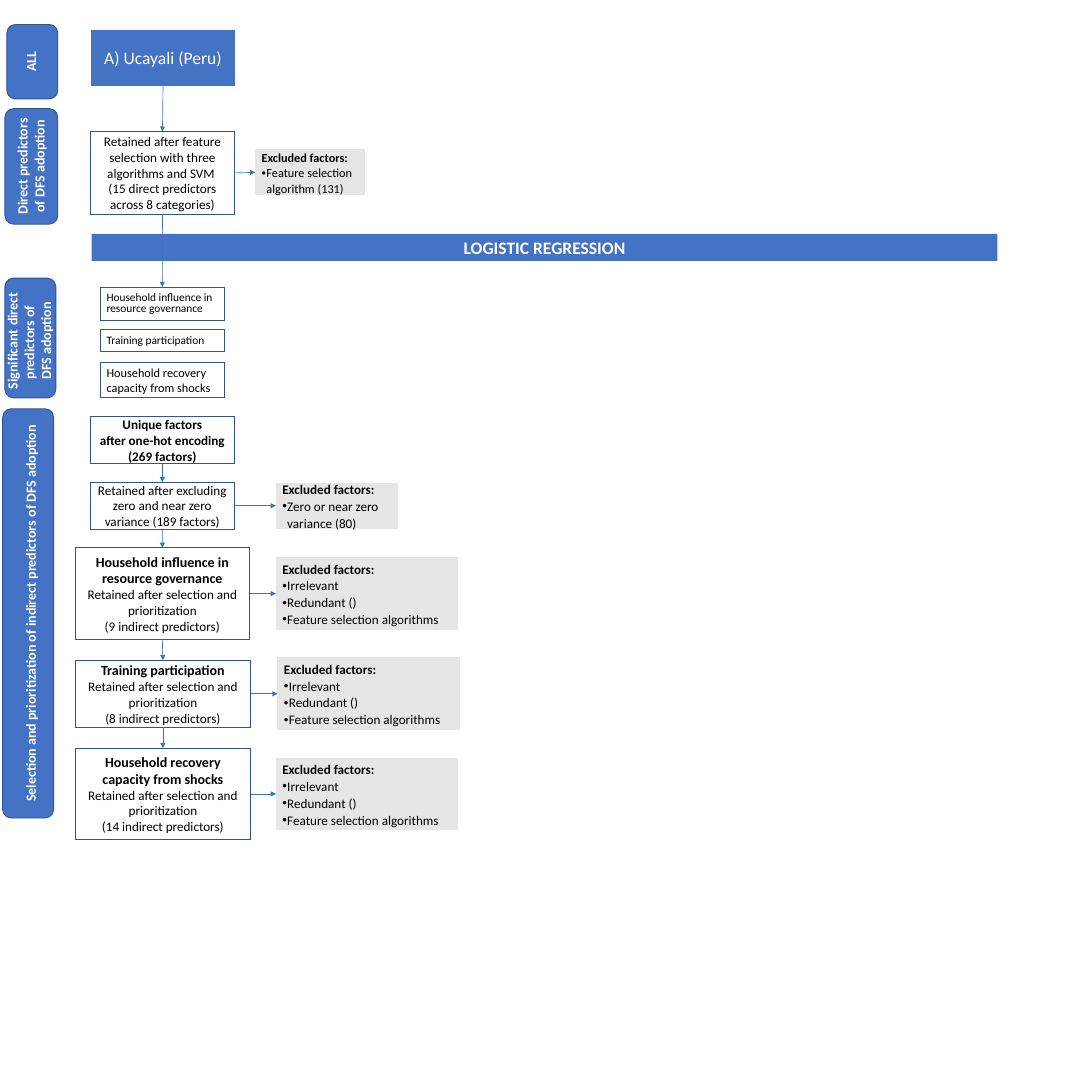
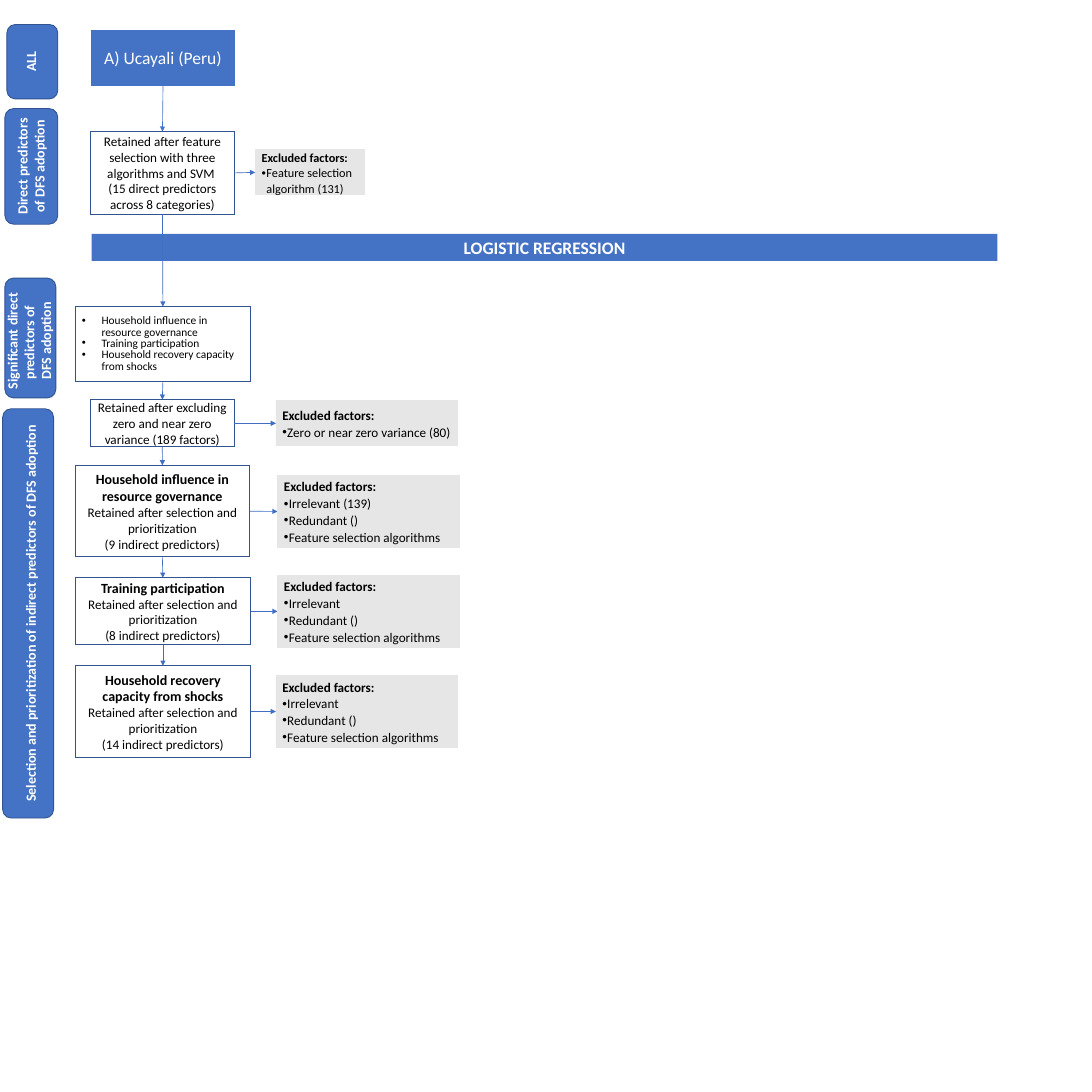
Before and after one commit to andreacsanchezb10/HOLPA_factors_influencing_adoption_dfs, a slide deck: slide 3 of results/ROSES flow diagram for systematic reviews-BIOFR-ASANCHE-2.pptx. Drawn at 1092x1092 pixels with LibreOffice and Linux fonts; fonts in the diff are those of the drawing. Boxes give left, top, right and bottom in pixels: in the first picture for what was removed or moved away, otherwise in the second. Text is boxed around its words. In the diff, an @@ line names an element or a change of style, - is before the commit and + after.

Commit message:
recovery shocks

```diff
--- a/results/ROSES flow diagram for systematic reviews-BIOFR-ASANCHE-2.pptx
+++ b/results/ROSES flow diagram for systematic reviews-BIOFR-ASANCHE-2.pptx
@@ arrow moved from (163, 214) - (162, 287) to (163, 214) - (163, 306) @@
@@ rectangle "Household influence in resource governance": place and size @@
-rectangle "Household influence in resource governance" at [100,287,224,320]
+rectangle "Household influence in resource governance" at [76,306,250,381]
@@ text in rectangle at [102,316,208,338]: bullet none to • @@
@@ rectangle removed at [100,330,224,352] @@
-Training participation
@@ text in rectangle at [102,339,234,370]: paragraphs added @@
+• Training participation
+• Household recovery capacity from shocks
@@ rectangle removed at [100,363,224,398] @@
-Household recovery capacity from shocks
@@ 5 rectangles, 4 arrows: place and size @@
-5 rectangles, 4 arrows at [76,463,459,840]
+5 rectangles, 4 arrows at [76,381,459,757]
@@ rectangle removed at [90,417,234,464] @@
-Unique factors
-after one-hot encoding (269 factors)
@@ rectangle "Excluded factors:": place and size @@
-rectangle "Excluded factors:" at [276,483,398,528]
+rectangle "Excluded factors:" at [276,401,458,446]
@@ text in rectangle at [289,498,371,510]: text changed @@
-• Irrelevant
+• Irrelevant (139)
@@ 4 arrows, 2 rectangles: place and size @@
-4 arrows, 2 rectangles at [75,530,458,748]
+4 arrows, 2 rectangles at [75,447,459,666]
```
Also in this commit, not shown: 9 other files.
